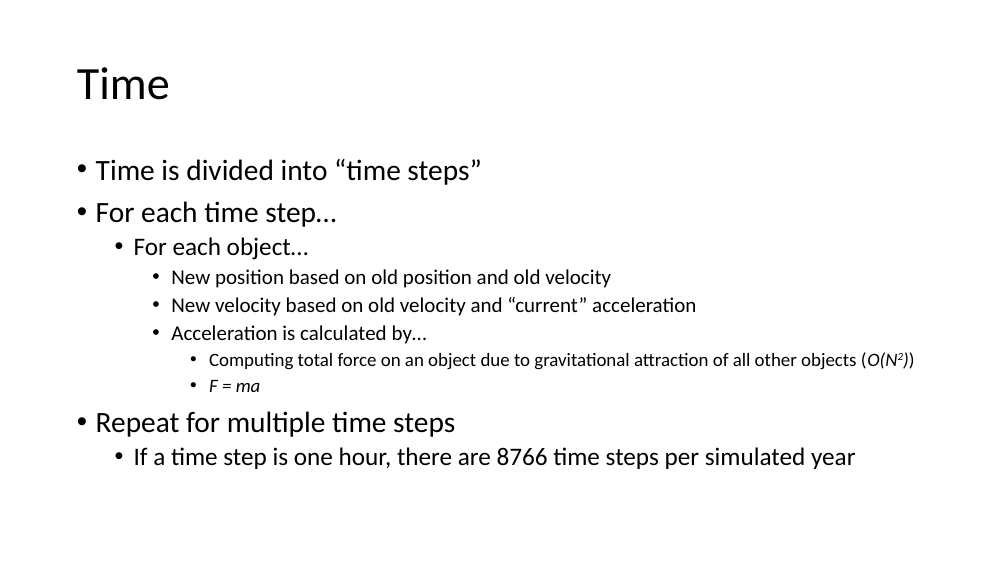
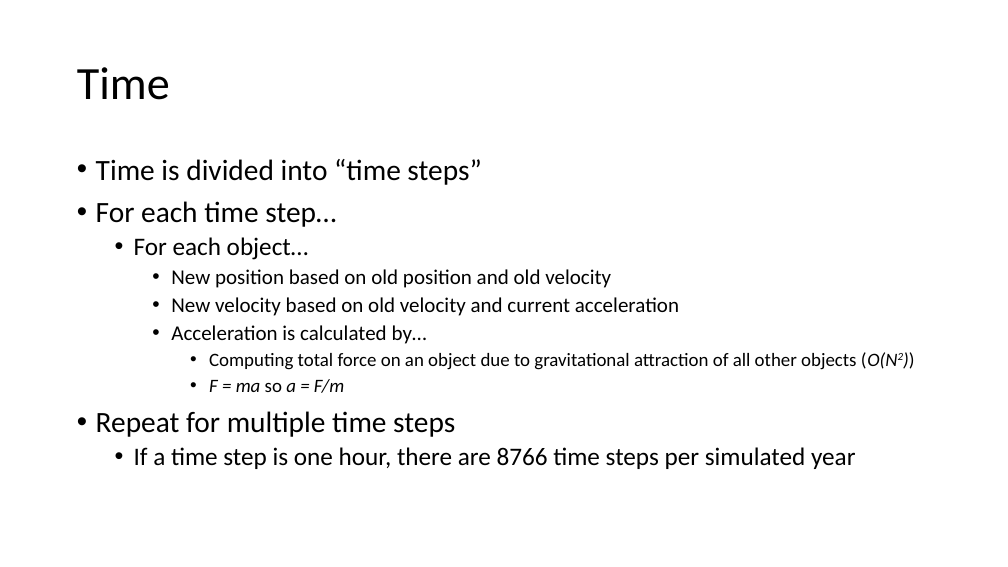
Before and after one commit to pchapin/solarium, a slide deck: slide 4 of doc/Solarium.pptx. Drawn at 1008x567 pixels with LibreOffice and Linux fonts; fonts in the diff are those of the drawing. Boxes give left, top, right and bottom in pixels: in the first picture for what was removed or moved away, otherwise in the second. Text is boxed around its words. In the diff, an @@ line names an element or a change of style, - is before the commit and + after.

```diff
--- a/doc/Solarium.pptx
+++ b/doc/Solarium.pptx
@@ text at [171, 297, 679, 316]: text changed @@
-    • New velocity based on old velocity and “current” acceleration
+    • New velocity based on old velocity and current acceleration
@@ text at [209, 379, 344, 393]: text changed @@
-      • F = ma
+      • F = ma so a = F/m
```
Also in this commit, not shown: 5 other slides changed.
